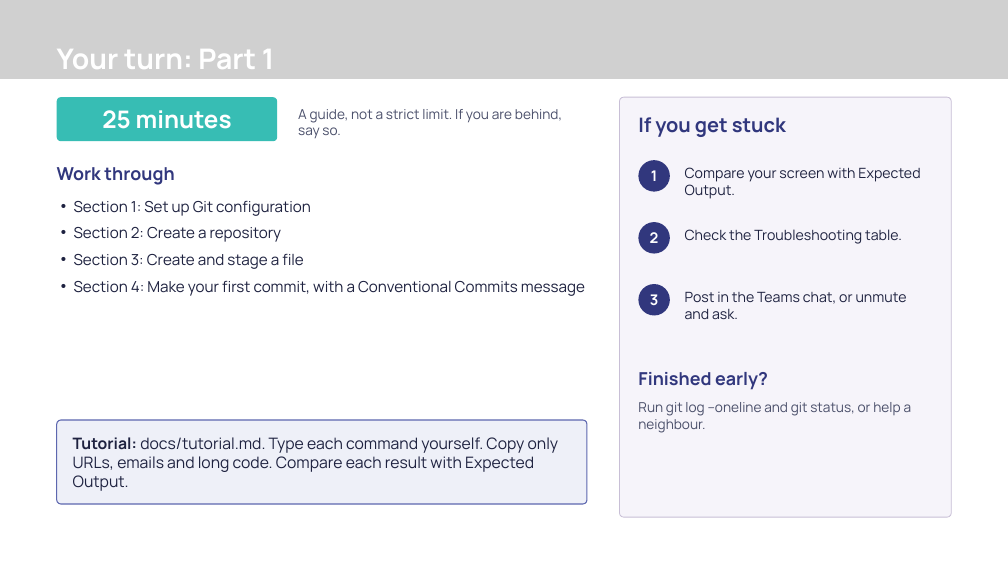
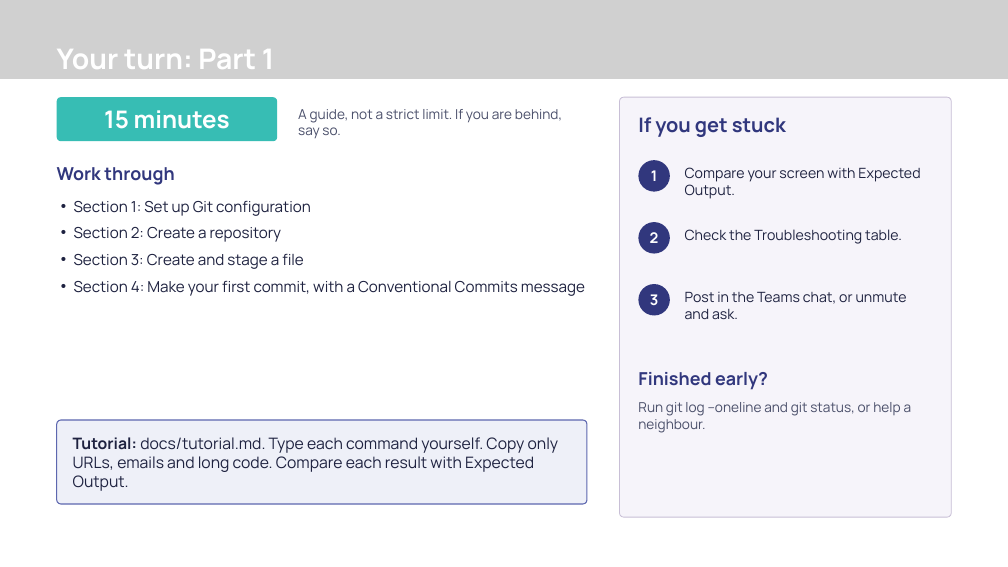
Before and after one commit to Revolution-Data-Platforms/Introduction-to-Git-Workshop, a slide deck: slide 16 of presentation/introduction-to-git-workshop.pptx. Drawn at 1008x567 pixels with LibreOffice and Linux fonts; fonts in the diff are those of the drawing; grey boxes stand for pictures; background and template pictures are left out. Boxes give left, top, right and bottom in pixels: in the first picture for what was removed or moved away, otherwise in the second. Text is boxed around its words. In the diff, an @@ line names an element or a change of style, - is before the commit and + after.

Commit message:
feat(workshop): shorten the Part 1 and Part 2 work blocks
Set the work blocks to 15, 20 and 35 minutes, and update the plan slide, work slides, PDF and guide start times.

```diff
--- a/presentation/introduction-to-git-workshop.pptx
+++ b/presentation/introduction-to-git-workshop.pptx
@@ text in rounded rectangle at (104,110,230,129): text changed @@
-25 minutes
+15 minutes
```
Also in this commit, not shown: 2 other slides changed, 2 other files.
